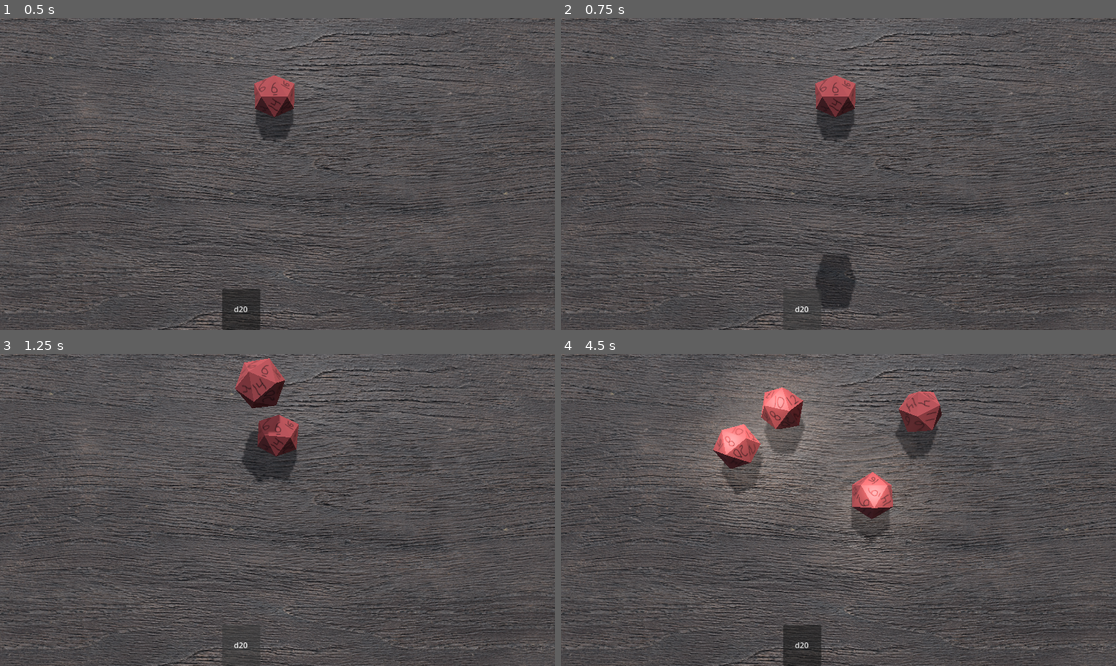
Above: before the commit, frames 1-4 (two rows, left to right).
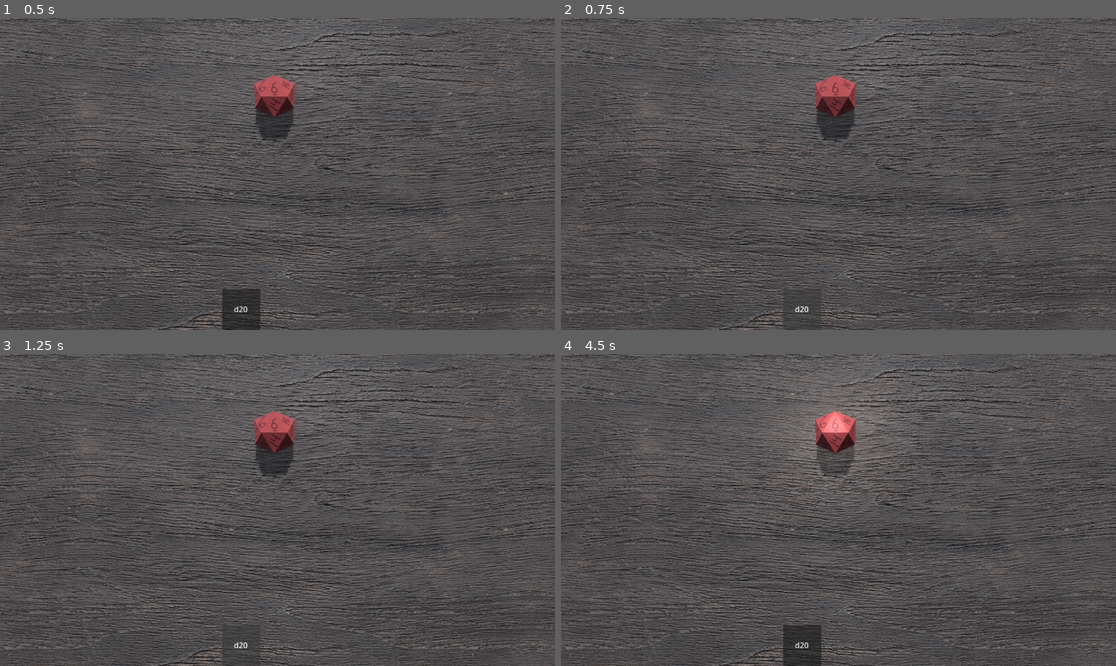
Above: after the commit, the same moments.

Repository: permahorse/diceroller
Game: Godot game, scene res://table.tscn
The game is run twice, just before and just after one commit, with the same random seed, the same clock (stepped at 60 frames per second) and the same inputs.
Inputs (mouse positions are in pixels of both pictures, inside the frame that each line leads up to):
- Up to frame 1 (0.5 s): no input
- Up to frame 2 (0.75 s): click "d20" at 0.5 s
- Up to frame 3 (1.25 s): no input
- Up to frame 4 (4.5 s): click "d20" at 1.25 s; click "d20" at 2 s; move the mouse to (960, 494) at 2.77 s; click (960, 494) at 2.92 s; drag from (727, 525) to (810, 572) at 3.52 s; move the mouse to (894, 441) at 4.27 s; click (894, 441) at 4.42 s

Frame 1 is identical in both runs. In frame 2, 0.9% of the frame differs, in the area x 45-53%, y 75-94%; in frame 3, 2.0%; in frame 4, 7.5%, in the area x 25-69%, y 2-70%.
Error after the commit: Invalid assignment of property or key 'position' with value of type 'Vector3' on a base object of type 'null instance'. (res://controller.gd:12)

Commit message:
removed extra parent root

Diff:
--- a/d20.tscn
+++ b/d20.tscn
@@ -3,6 +3,34 @@
 [ext_resource type="ArrayMesh" uid="uid://dfvbdb087o56j" path="res://geo/d20.obj" id="1_j21bg"]
 [ext_resource type="Script" uid="uid://biivunecpt1fm" path="res://dice3d.gd" id="1_poiwr"]
 [ext_resource type="Texture2D" uid="uid://qtek37852ggj" path="res://geo/d20_temp.png" id="2_5wfey"]
+
+[sub_resource type="PhysicsMaterial" id="PhysicsMaterial_j21bg"]
+friction = 0.25
+bounce = 0.3
+
+[sub_resource type="StandardMaterial3D" id="StandardMaterial3D_poiwr"]
+albedo_texture = ExtResource("2_5wfey")
+
+[sub_resource type="GDScript" id="GDScript_5wfey"]
+script/source = "extends OmniLight3D
+
+var timer: float = 0.0
+
+func _on_rolldone(dice: Dice3D):
+	global_position = dice.position + Vector3(0, 1.2, 0)
+	visible = true
+	timer = 0.0
+	light_energy = 0.0
+
+func _on_rollreset(dice: Dice3D):
+	visible = false
+	light_energy = 0.0
+
+func _process(delta: float) -> void:
+	timer += delta
+
+	light_energy = min(1.0, timer*2) * remap(sin(timer * 3.0), -1, 1, 0.5, 1.5)
+"
 
 [sub_resource type="GDScript" id="GDScript_poiwr"]
 script/source = "extends Node3D
@@ -20,46 +48,15 @@
 	released.emit()
 "
 
-[sub_resource type="PhysicsMaterial" id="PhysicsMaterial_j21bg"]
-friction = 0.25
-bounce = 0.3
-
-[sub_resource type="StandardMaterial3D" id="StandardMaterial3D_poiwr"]
-albedo_texture = ExtResource("2_5wfey")
-
-[sub_resource type="GDScript" id="GDScript_5wfey"]
-script/source = "extends OmniLight3D
-
-var timer: float = 0.0
-
-func _on_rolldone(dice: Dice3D):
-	position = dice.position + Vector3(0, 1.2, 0)
-	visible = true
-	timer = 0.0
-	light_energy = 0.0
-
-func _on_rollreset(dice: Dice3D):
-	visible = false
-	light_energy = 0.0
-
-func _process(delta: float) -> void:
-	timer += delta
-
-	light_energy = min(1.0, timer*2) * remap(sin(timer * 3.0), -1, 1, 0.5, 1.5)
-"
-
-[node name="Node3D" type="Node3D" unique_id=869552298]
-script = SubResource("GDScript_poiwr")
-
-[node name="RigidBody3D" type="RigidBody3D" parent="." unique_id=2127152655]
+[node name="RigidBody3D" type="RigidBody3D" unique_id=2127152655]
 collision_layer = 3
 input_capture_on_drag = true
 physics_material_override = SubResource("PhysicsMaterial_j21bg")
 script = ExtResource("1_poiwr")
 
-[node name="CollisionShape3D" type="CollisionShape3D" parent="RigidBody3D" unique_id=149812044]
+[node name="CollisionShape3D" type="CollisionShape3D" parent="." unique_id=149812044]
 
-[node name="MeshInstance3D" type="MeshInstance3D" parent="RigidBody3D" unique_id=783102977]
+[node name="MeshInstance3D" type="MeshInstance3D" parent="." unique_id=783102977]
 mesh = ExtResource("1_j21bg")
 surface_material_override/0 = SubResource("StandardMaterial3D_poiwr")
 
@@ -69,7 +66,10 @@
 light_energy = 1.124
 script = SubResource("GDScript_5wfey")
 
-[connection signal="picked" from="RigidBody3D" to="." method="_on_rigid_body_3d_picked"]
-[connection signal="released" from="RigidBody3D" to="." method="_on_rigid_body_3d_released"]
-[connection signal="rolldone" from="RigidBody3D" to="highlight" method="_on_rolldone"]
-[connection signal="rollreset" from="RigidBody3D" to="highlight" method="_on_rollreset"]
+[node name="Node3D" type="Node3D" parent="." unique_id=869552298]
+script = SubResource("GDScript_poiwr")
+
+[connection signal="picked" from="." to="Node3D" method="_on_rigid_body_3d_picked"]
+[connection signal="released" from="." to="Node3D" method="_on_rigid_body_3d_released"]
+[connection signal="rolldone" from="." to="highlight" method="_on_rolldone"]
+[connection signal="rollreset" from="." to="highlight" method="_on_rollreset"]
